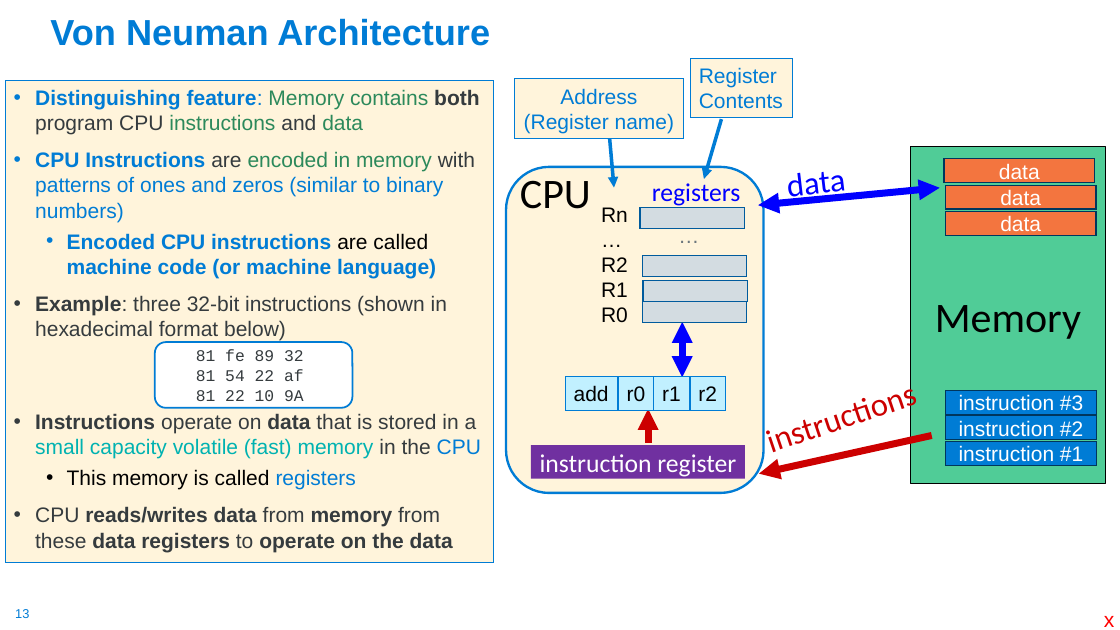
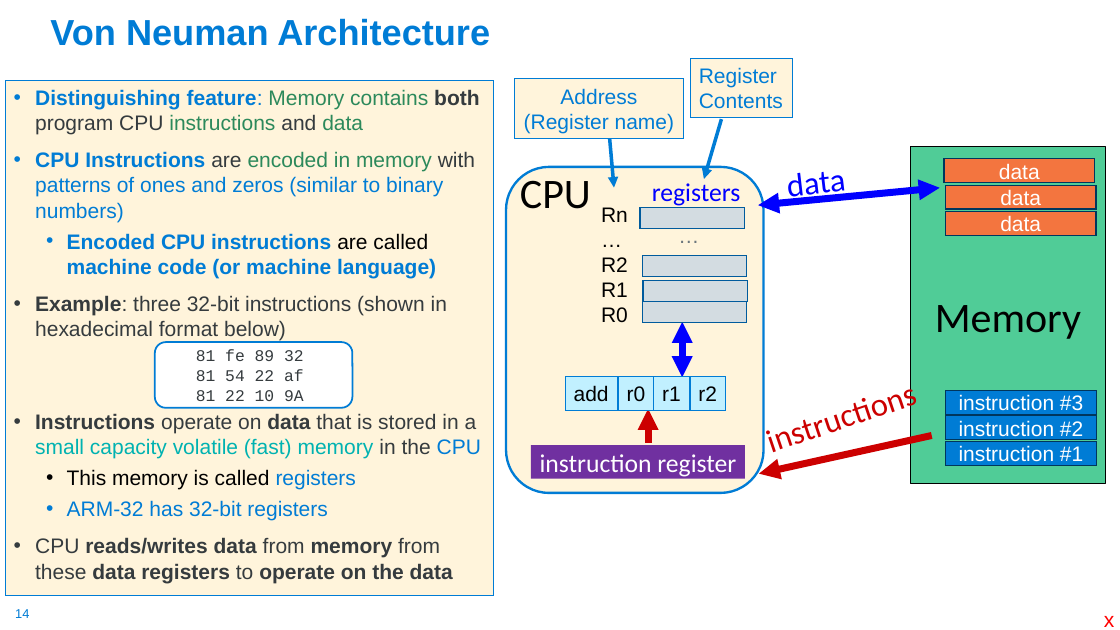
Before and after one commit to cse30-sp24/Muller-Slides, a slide deck: slide 14 of 01-C-Part1.pptx (slide 13 before the commit). Drawn at 1120x630 pixels with LibreOffice and Linux fonts; fonts in the diff are those of the drawing. Boxes give left, top, right and bottom in pixels: in the first picture for what was removed or moved away, otherwise in the second. Text is boxed around its words. In the diff, an @@ line names an element or a change of style, - is before the commit and + after.

```diff
--- a/01-C-Part1.pptx
+++ b/01-C-Part1.pptx
@@ text "Distinguishing feature: Memory contains both ...": place and size @@
-text "Distinguishing feature: Memory contains both ..." at <box>5,81,493,563</box>
+text "Distinguishing feature: Memory contains both ..." at <box>5,81,493,597</box>
@@ text at <box>67,500,327,521</box>: paragraph added @@
+  • ARM-32 has 32-bit registers
@@ page number at <box>15,609,29,618</box>: text changed @@
-13
+14
```
Also in this commit, not shown: 7 other slides changed, 4 slides added, 1 other file.
